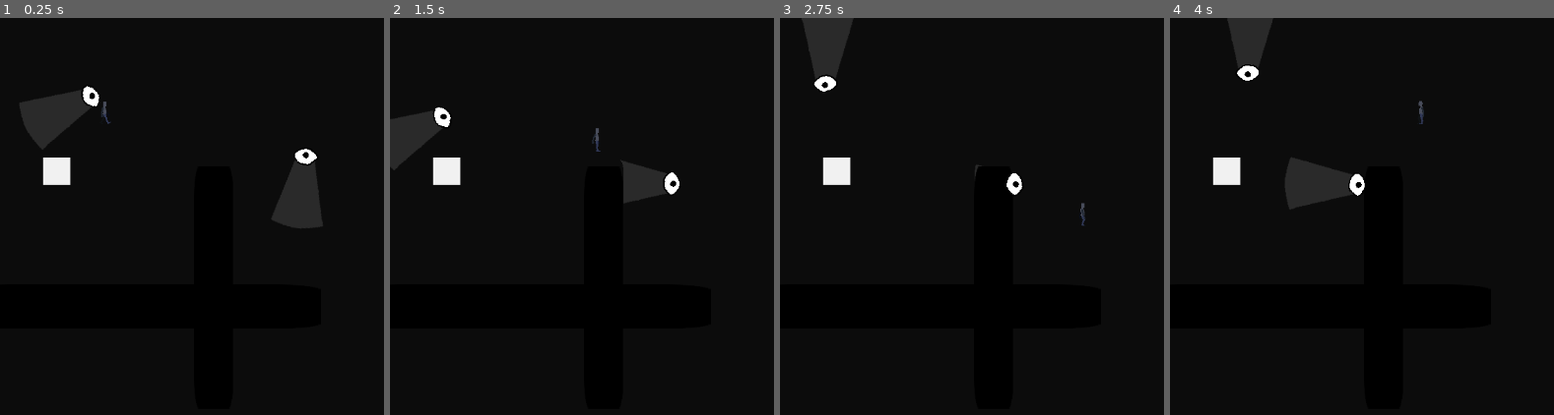
Above: before the commit, frames 1-4 (left to right).
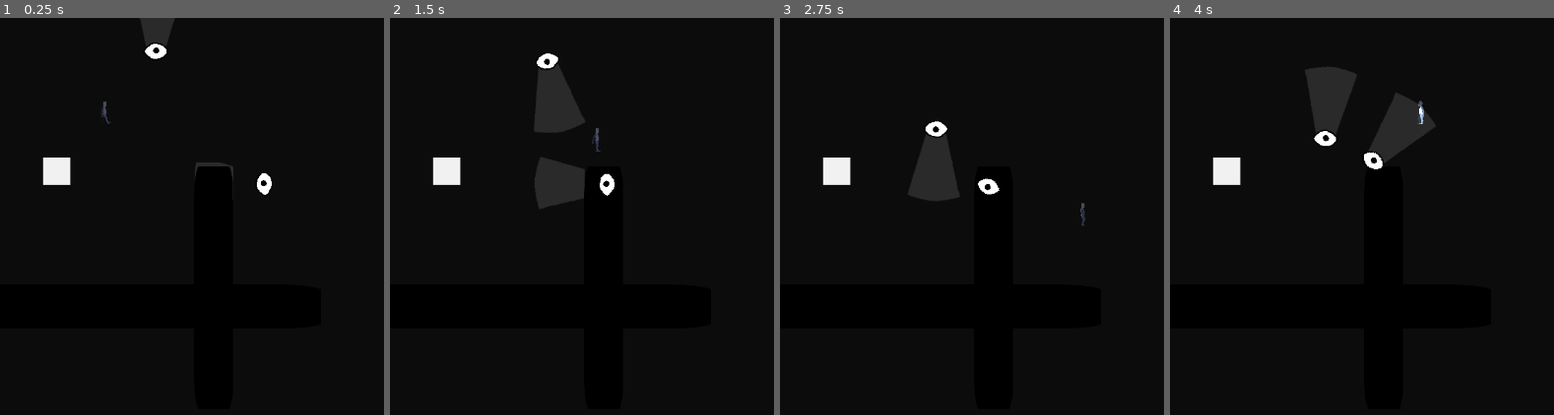
Above: after the commit, the same moments.

Repository: goldchees/unseen
Game: Godot game, scene res://scenes/level.tscn
The game is run twice, just before and just after one commit, with the same random seed, the same clock (stepped at 60 frames per second) and the same inputs. The engine's default icon, where the game draws it, is replaced by a stand-in: a white triangle on a blue panel in a dark square.
Inputs:
- Up to frame 1 (0.25 s): no input
- Up to frame 2 (1.5 s): hold D (right) 0.53-1.28 s; hold S (down) from 1.28 s (still down)
- Up to frame 3 (2.75 s): release S (down) at 2.03 s; hold D (right) from 2.03 s (still down)
- Up to frame 4 (4 s): release D (right) at 2.78 s; hold W (up) 2.78-3.53 s; hold A (left) from 3.53 s (still down)

The runs differ from the first frame. In frame 1, 4.2% of the frame differs, in the area x 5-85%, y 0-53%; in frame 2, 5.3%; in frame 3, 3.5%; in frame 4, 6.1%, in the area x 15-70%, y 0-49%.

Commit message:
improved rotation, path follow :)

Diff:
--- a/scenes/eye.tscn
+++ b/scenes/eye.tscn
@@ -84,6 +84,7 @@
 collision_layer = 4
 collision_mask = 3
 script = ExtResource("1_hrmh8")
+patrol_type = "loop"
 metadata/_edit_lock_ = true
 
 [node name="ColorRect" type="ColorRect" parent="."]
@@ -143,25 +144,6 @@
 position = Vector2(-1, 4)
 polygon = PackedVector2Array(-12, 4, 16, 5, 41, 101, 15, 108, 9, 109, -5, 109, -18, 107, -36, 101, -13, 6)
 
-[node name="pupilPositions" type="Node2D" parent="."]
-rotation = -1.59589
-metadata/_edit_group_ = true
-
-[node name="right" type="Marker2D" parent="pupilPositions"]
-position = Vector2(11, 4)
-
-[node name="down" type="Marker2D" parent="pupilPositions"]
-position = Vector2(1, 10)
-
-[node name="left" type="Marker2D" parent="pupilPositions"]
-position = Vector2(-10, 4)
-
-[node name="up" type="Marker2D" parent="pupilPositions"]
-position = Vector2(1, -2)
-
-[node name="center" type="Marker2D" parent="pupilPositions"]
-position = Vector2(1, 4)
-
 [node name="moveTimer" type="Timer" parent="."]
 one_shot = true
 
--- a/scenes/level.tscn
+++ b/scenes/level.tscn
@@ -20,9 +20,9 @@
 
 [sub_resource type="Curve2D" id="Curve2D_ppgk2"]
 _data = {
-"points": PackedVector2Array(0, 0, 0, 0, 499, 122, 0, 0, 0, 0, 521, 123, 0, 0, 0, 0, 441, 179, 0, 0, 0, 0, 337, 235, 0, 0, 0, 0, 337, 179, 0, 0, 0, 0, 385, 179, 0, 0, 0, 0, 385, 123, 0, 0, 0, 0, 499, 122)
+"points": PackedVector2Array(0, 0, 0, 0, 498, 281, 0, 0, 0, 0, 499, 122)
 }
-point_count = 8
+point_count = 2
 
 [node name="level" type="Node2D"]
 
@@ -88,9 +88,9 @@
 metadata/_edit_group_ = true
 
 [node name="PathFollow2D" type="PathFollow2D" parent="Path2D"]
-position = Vector2(448.401, 185.539)
-rotation = 1.66616
-progress = 146.47
+position = Vector2(404.88, 242.457)
+rotation = 3.12962
+progress = 241.319
 script = ExtResource("5_ppgk2")
 
 [node name="eye" parent="Path2D/PathFollow2D" instance=ExtResource("2_w7c3h")]
@@ -101,9 +101,11 @@
 metadata/_edit_group_ = true
 
 [node name="PathFollow2D" type="PathFollow2D" parent="Path2D2"]
-position = Vector2(417.421, 191.696)
-rotation = 2.64765
-progress = 146.47
+position = Vector2(498.9, 137.912)
+rotation = -1.56451
+progress = 143.103
 script = ExtResource("5_ppgk2")
 
 [node name="eye" parent="Path2D2/PathFollow2D" instance=ExtResource("2_w7c3h")]
+patrol_type = "linear"
+eyeSpeed = 0.5
--- a/scripts/eye.gd
+++ b/scripts/eye.gd
@@ -5,53 +5,24 @@
 @onready var ray_cast_2d: RayCast2D = $RayCast2D
 @onready var pupil: CharacterBody2D = $pupil
 
-@onready var right: Marker2D = $pupilPositions/right
-@onready var down: Marker2D = $pupilPositions/down
-@onready var left: Marker2D = $pupilPositions/left
-@onready var up: Marker2D = $pupilPositions/up
-@onready var center: Marker2D = $pupilPositions/center
-
-#@export var firstMove: states
-#@export var secondMove: states
-#@export var thirdMove: states
-#@export var fourthMove: states
-#@export var fifthMove: states
-#@onready var move_timer: Timer = $moveTimer
-
-#@export var moves: Array[states] = []
-#var num_of_moves: int
-#var move_counter: int = 0
-#var count_dir: String = "forward"
-#var reverse_moves: Array[states] = []
+@onready var path_follow_2d: PathFollow2D = $".."
+# patrol types are linear and loop
+@export_enum("linear", "loop") var patrol_type: String
+# 1 is forward, 0 is backward
+var direction = 1
+# states are patrol and attack
+var current_state: String
 
 var player_inrange
 var player_in_sight
 
-enum states {up, down, right, left, center}
-var current_state: states = states.up
 var pupil_speed := 20
-@export var eyeSpeed := 100
+@export var eyeSpeed := 0.1
 
-#func _ready() -> void:
-	#move_counter = 0
-	#player_inrange = false
-	#num_of_moves = moves.size()
-	#for move in moves:
-		#var r_move: states
-		#match move:
-			#states.up:
-				#r_move = states.down
-				#
-			#states.down:
-				#r_move = states.up
-			#states.right:
-				#r_move = states.left
-			#states.left:
-				#r_move = states.right
-			#states.center:
-				#r_move = states.center
-		#reverse_moves.append(r_move)
-	#move_timer.start()
+
+func _ready() -> void:
+	current_state = "patrol"
+	direction = 1
 
 func _process(delta: float) -> void:
 	if player_inrange:
@@ -59,27 +30,52 @@
 		if ray_cast_2d.is_colliding():
 			var collider = ray_cast_2d.get_collider()
 			if collider.has_method('player'):
-				print('hit player')
-				#current_state = states.up
+				current_state = "attack"
+				# put player death here
+				pass
 
 func _physics_process(delta: float) -> void:
 	match current_state:
-		states.up:
-			#print("up")
-			pupil.global_position = pupil.global_position.move_toward(up.global_position, pupil_speed * delta)
+		"patrol":
+			patrol(delta)
+		"attack":
+			attack()
 
-		states.down:
-			#print("down")
-			pupil.global_position = pupil.global_position.move_toward(down.global_position, pupil_speed * delta)
-		states.right:
-			#print("right")
-			pupil.global_position = pupil.global_position.move_toward(right.global_position, pupil_speed * delta)
-		states.left:
-			#print("left")
-			pupil.global_position = pupil.global_position.move_toward(left.global_position, pupil_speed * delta)
-		states.center:
-			#print("center")
-			pupil.global_position = pupil.global_position.move_toward(center.global_position, pupil_speed * delta)
+func patrol(delta):
+	if patrol_type == "loop":
+		path_follow_2d.progress_ratio += eyeSpeed * delta
+		if rotation_degrees != 0:
+			rotation_degrees = lerp(rotation_degrees, 0.0, 0.2)
+	elif patrol_type == "linear":
+		if direction == 1:
+			if path_follow_2d.progress_ratio >= 0.9:
+				await get_tree().create_timer(0.3).timeout
+				rotation_degrees = lerp(rotation_degrees, 180.0, 0.1)
+				await get_tree().create_timer(1).timeout
+				direction = 0
+			else:
+				path_follow_2d.progress_ratio += eyeSpeed * delta
+				if rotation_degrees != 0:
+					rotation_degrees = lerp(rotation_degrees, 0.0, 0.2)
+		elif direction == 0:
+			if path_follow_2d.progress_ratio <= 0.1:
+				print("hi")
+				await get_tree().create_timer(0.3).timeout
+				rotation_degrees = lerp(rotation_degrees, 0.0, 0.1)
+				await get_tree().create_timer(1).timeout
+				direction = 1
+			else:
+				path_follow_2d.progress_ratio -= eyeSpeed * delta
+				if rotation_degrees != 180:
+					rotation_degrees = lerp(rotation_degrees, 180.0, 0.2)
+		print(path_follow_2d.progress_ratio)
+
+
+func attack():
+	look_at(player.global_position)
+	if player_inrange == false:
+		current_state = "patrol"
+
 
 func _on_vision_area_body_entered(body: Node2D) -> void:
 	if body.has_method('player'):
@@ -88,59 +84,3 @@
 func _on_vision_area_body_exited(body: Node2D) -> void:
 	if body.has_method('player'):
 		player_inrange = false
-
-func set_dir(dir: String):
-	match "right":
-		#current_state = states.right
-		pass
-
-
-#ww	# up (0), down (1)
-	#var has_played_forward: bool = false
-	#if count_dir == "forward":
-		#current_state = moves[move_counter]
-		#print(current_state)
-		#print(count_dir)
-		#move_counter += 1
-	#elif count_dir == "reverse":
-		#if move_counter == (num_of_moves - 1) and not has_played_forward:
-			#current_state = moves[move_counter]
-			#has_played_forward = true
-		#elif move_counter == (num_of_moves - 1) and has_played_forward:
-			#current_state = reverse_moves[move_counter]
-			#move_counter -= 1
-		#else:
-			#current_state = reverse_moves[move_counter]
-			#move_counter -= 1
-#
-		#print(current_state)
-		#print(count_dir)
-		#move_counter -= 1
-		#
-	#if move_counter == (num_of_moves - 1):
-		#count_dir = "reverse"
-		#has_played_forward = false
-#
-	#elif move_counter == 0:
-		#count_dir = "forward"
-
-#	remove
-	#match move_counter:
-		#0:
-			#current_state = firstMove
-			#count_dir = "forward"
-		#1:
-			#current_state = secondMove
-		#2:
-			#current_state = thirdMove
-		#3:
-			#current_state = fourthMove
-		#4:
-			#current_state = fifthMove
-			#count_dir = "reverse"
-
-	#move_timer.start()
-	#
-#
-#func _on_move_timer_timeout() -> void:
-	#move()
--- a/scripts/path_follow_2d.gd
+++ b/scripts/path_follow_2d.gd
@@ -1,15 +1,9 @@
 extends PathFollow2D
 @onready var eye: CharacterBody2D = $eye
 
-var speed := 0.1
-
-func _process(delta: float) -> void:
-	var previous_pos = global_position
-	progress_ratio += delta * speed
-	var dir = (global_position - previous_pos).normalized()
-
-	#if abs(dir.x) > abs(dir.y):
-		#if dir.x > 0:
-			#eye.current_state = states.right
-		#else:
-			#eye.current_state = states.left
+#var speed := 0.1
+#
+#func _process(delta: float) -> void:
+	#var previous_pos = global_position
+	#progress_ratio += delta * speed
+	#var dir = (global_position - previous_pos).normalized()
